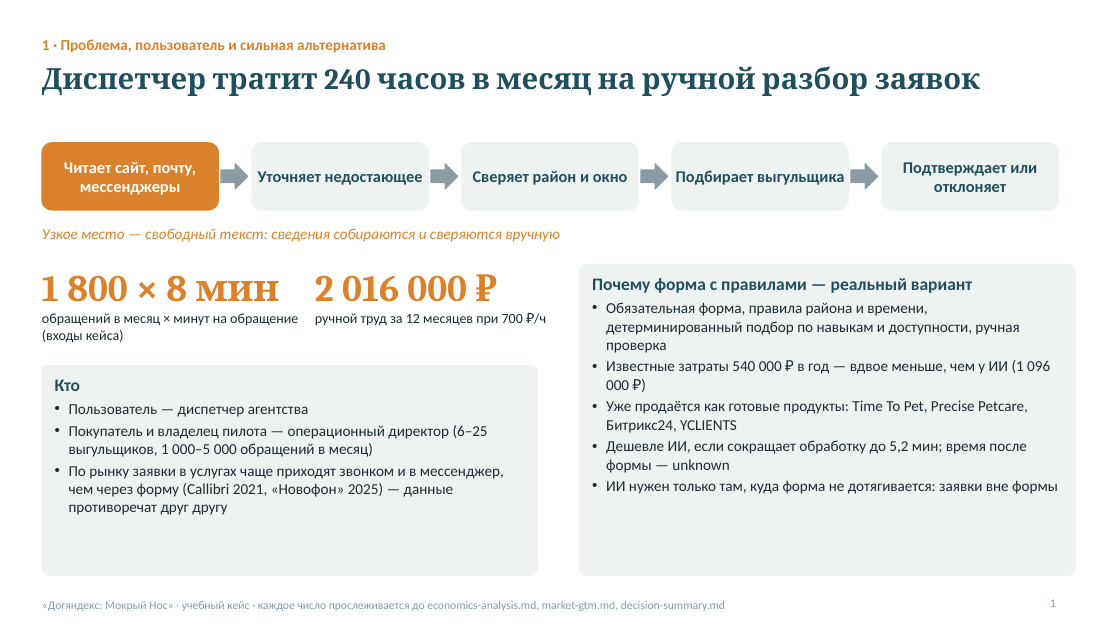
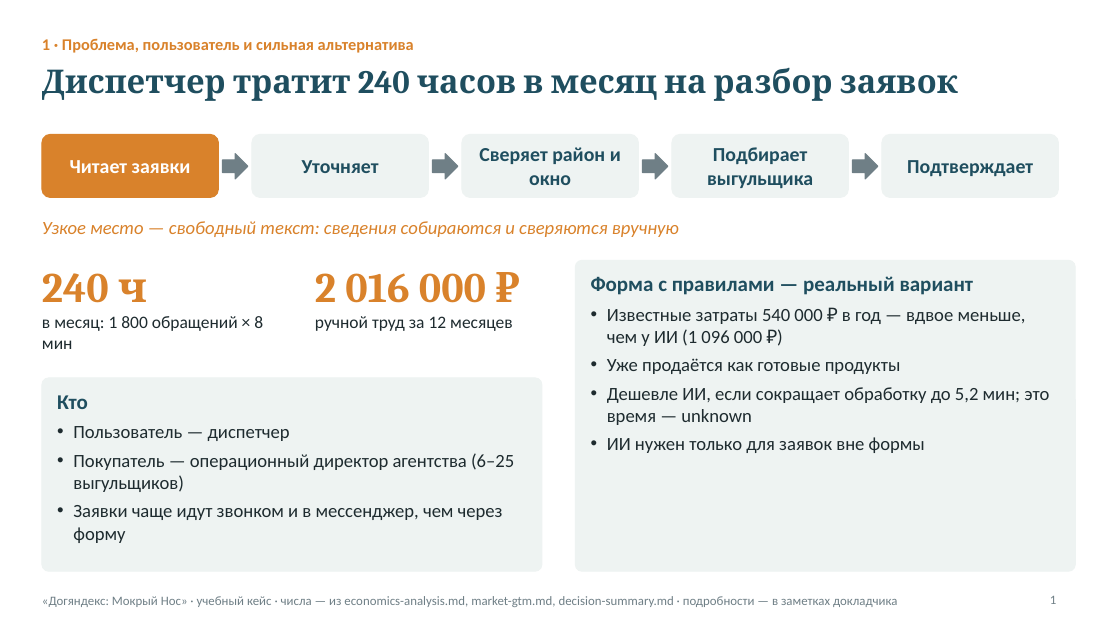
Before and after one commit to gs-hall/ai-tools-for-pdm-4-project, a slide deck: slide 1 of mokry-nos/presentation.pptx. Drawn at 1120x630 pixels with LibreOffice and Linux fonts; fonts in the diff are those of the drawing. Boxes give left, top, right and bottom in pixels: in the first picture for what was removed or moved away, otherwise in the second. Text is boxed around its words. In the diff, an @@ line names an element or a change of style, - is before the commit and + after.

```diff
--- a/mokry-nos/presentation.pptx
+++ b/mokry-nos/presentation.pptx
@@ text "1 · Проблема, пользователь и ..." at (x1=42, y1=38, x2=414, y2=53): size 13 to 14 pt @@
@@ text at (x1=42, y1=67, x2=958, y2=101): text changed; size 25 to 28 pt @@
-Диспетчер тратит 240 часов в месяц на ручной разбор заявок
+Диспетчер тратит 240 часов в месяц на разбор заявок
@@ rounded rectangle resized from (x1=42, y1=143, x2=218, y2=210) to (x1=42, y1=134, x2=218, y2=197) @@
@@ rounded rectangle resized from (x1=252, y1=143, x2=429, y2=210) to (x1=252, y1=134, x2=429, y2=197) @@
@@ rounded rectangle resized from (x1=462, y1=143, x2=639, y2=210) to (x1=462, y1=134, x2=639, y2=197) @@
@@ text "Сверяет район и окно" moved from (x1=473, y1=171, x2=628, y2=185) to (x1=479, y1=147, x2=621, y2=185) @@
@@ text "Сверяет район и окно" at (x1=479, y1=147, x2=621, y2=185): size 14 to 17 pt @@
@@ rounded rectangle resized from (x1=672, y1=143, x2=849, y2=210) to (x1=672, y1=134, x2=849, y2=197) @@
@@ text "Подбирает выгульщика" at (x1=707, y1=147, x2=813, y2=188): size 14 to 17 pt @@
@@ text "Подбирает выгульщика" moved from (x1=676, y1=171, x2=844, y2=185) to (x1=707, y1=147, x2=813, y2=188) @@
@@ proportions changed in 6 elements at (x1=42, y1=378, x2=542, y2=571), (x1=42, y1=134, x2=218, y2=197), (x1=252, y1=134, x2=429, y2=197), (x1=462, y1=134, x2=639, y2=197), (x1=672, y1=134, x2=849, y2=197), (x1=882, y1=134, x2=1059, y2=197) @@
@@ rounded rectangle resized from (x1=882, y1=143, x2=1059, y2=210) to (x1=882, y1=134, x2=1059, y2=197) @@
@@ text at (x1=70, y1=160, x2=191, y2=173): text changed; size 14 to 17 pt @@
-Читает сайт, почту, мессенджеры
+Читает заявки
@@ text at (x1=302, y1=160, x2=379, y2=173): text changed; size 14 to 17 pt @@
-Уточняет недостающее
+Уточняет
@@ 4 right arrows moved together from (x1=221, y1=164, x2=878, y2=189) to (x1=223, y1=154, x2=878, y2=179) @@
@@ fill #8A9BA3 to #6F7F86; outline #8A9BA3 1 pt to #6F7F86 1 pt in 4 elements at (x1=853, y1=154, x2=878, y2=179), (x1=223, y1=154, x2=248, y2=179), (x1=433, y1=154, x2=458, y2=179), (x1=643, y1=154, x2=668, y2=179) @@
@@ text at (x1=907, y1=160, x2=1033, y2=176): text changed; size 14 to 17 pt @@
-Подтверждает или отклоняет
+Подтверждает
@@ text "Узкое место — свободный текст: ..." moved from (x1=42, y1=228, x2=559, y2=242) to (x1=42, y1=221, x2=679, y2=237) @@
@@ text "Узкое место — свободный текст: ..." at (x1=42, y1=221, x2=679, y2=237): size 13 to 16 pt @@
@@ rounded rectangle resized from (x1=580, y1=265, x2=1075, y2=576) to (x1=576, y1=260, x2=1075, y2=571) @@
@@ text at (x1=42, y1=273, x2=263, y2=349): text changed; size 12 to 15 pt @@
-1 800 × 8 мин
-обращений в месяц × минут на обращение (входы кейса)
+240 ч
+в месяц: 1 800 обращений × 8 мин
@@ text at (x1=315, y1=273, x2=486, y2=303): size 32 to 36 pt in "2 016 000 ₽" @@
@@ text at (x1=591, y1=276, x2=974, y2=295): text changed; size 13 to 18 pt; text colour #1E2B2F to #1F4E5F; bold on @@
-Почему форма с правилами — реальный вариант
-• Обязательная форма, правила района и времени, детерминированный подбор по навыкам и доступности, ручная проверка
+Форма с правилами — реальный вариант
@@ text at (x1=315, y1=316, x2=513, y2=331): text changed; size 12 to 15 pt @@
-ручной труд за 12 месяцев при 700 ₽/ч
+ручной труд за 12 месяцев
@@ text at (x1=607, y1=309, x2=1026, y2=346): size 13 to 16 pt in "Известные затраты 540 000 ₽ в год ..."; indent changed; more space between paragraphs @@
@@ text at (x1=607, y1=358, x2=1049, y2=453): text changed; size 13 to 16 pt @@
-• Уже продаётся как готовые продукты: Time To Pet, Precise Petcare, Битрикс24, YCLIENTS
-• Дешевле ИИ, если сокращает обработку до 5,2 мин; время после формы — unknown
-• ИИ нужен только там, куда форма не дотягивается: заявки вне формы
+• Уже продаётся как готовые продукты
+• Дешевле ИИ, если сокращает обработку до 5,2 мин; это время — unknown
+• ИИ нужен только для заявок вне формы
@@ rounded rectangle resized from (x1=42, y1=365, x2=538, y2=576) to (x1=42, y1=378, x2=542, y2=571) @@
@@ text "Кто" moved from (x1=55, y1=379, x2=504, y2=515) to (x1=57, y1=395, x2=514, y2=543) @@
@@ text at (x1=57, y1=395, x2=88, y2=409): size 15 to 18 pt in "Кто"; more space between paragraphs @@
@@ text at (x1=73, y1=426, x2=514, y2=543): text changed; size 13 to 16 pt @@
-• Пользователь — диспетчер агентства
-• Покупатель и владелец пилота — операционный директор (6–25 выгульщиков, 1 000–5 000 обращений в месяц)
-• По рынку заявки в услугах чаще приходят звонком и в мессенджер, чем через форму (Callibri 2021, «Новофон» 2025) — данные противоречат друг другу
+• Пользователь — диспетчер
+• Покупатель — операционный директор агентства (6–25 выгульщиков)
+• Заявки чаще идут звонком и в мессенджер, чем через форму
@@ text at (x1=42, y1=596, x2=898, y2=607): text changed; size 10 to 11 pt; text colour #8A9BA3 to #6F7F86 @@
-«Догяндекс: Мокрый Нос» · учебный кейс · каждое число прослеживается до economics-analysis.md, market-gtm.md, decision-summary.md
+«Догяндекс: Мокрый Нос» · учебный кейс · числа — из economics-analysis.md, market-gtm.md, decision-summary.md · подробности — в заметках докладчика
@@ page number at (x1=1050, y1=596, x2=1056, y2=604): size 10 to 11 pt, text colour #8A9BA3 to #6F7F86 @@
```
Also in this commit, not shown: 4 other slides changed, 1 other file.
